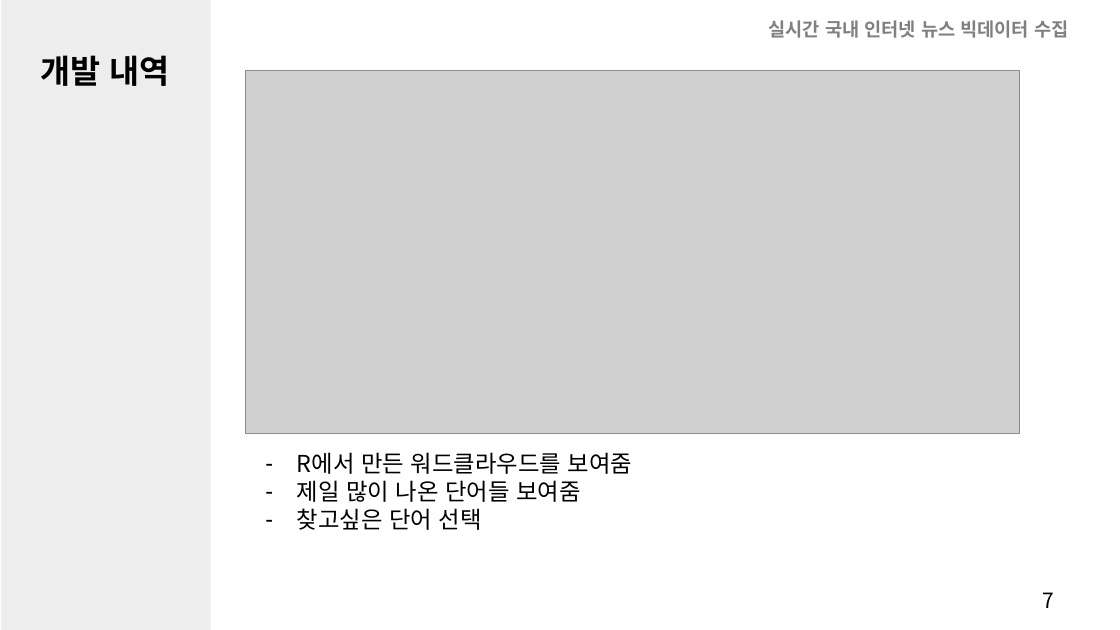
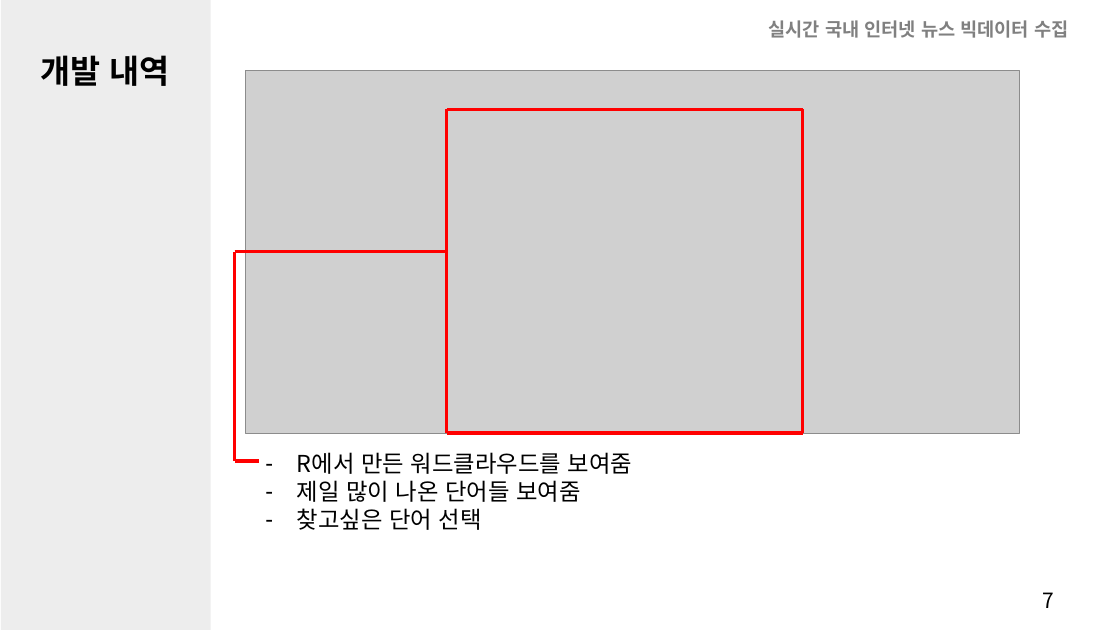
Before and after one commit to LimFull/Internet-News-Collector, a slide deck: slide 10 of 오픈아이즈 5주차 발표.pptx (slide 9 before the commit). Drawn at 1120x630 pixels with LibreOffice and Linux fonts; fonts in the diff are those of the drawing; grey boxes stand for pictures. Boxes give left, top, right and bottom in pixels: in the first picture for what was removed or moved away, otherwise in the second. Text is boxed around its words. In the diff, an @@ line names an element or a change of style, - is before the commit and + after.

```diff
--- a/오픈아이즈 5주차 발표.pptx
+++ b/오픈아이즈 5주차 발표.pptx
@@ line added from (447, 434) to (447, 109), #FF0000 3 pt @@
@@ line added from (447, 109) to (803, 109), #FF0000 3 pt @@
@@ line added from (803, 434) to (803, 109), #FF0000 3 pt @@
@@ line added from (234, 461) to (234, 252), #FF0000 3 pt @@
@@ line added from (234, 252) to (257, 252), #FF0000 3 pt @@
@@ line added from (234, 252) to (447, 252), #FF0000 3 pt @@
@@ line added from (447, 434) to (803, 434), #FF0000 3 pt @@
@@ line added from (234, 461) to (259, 461), #FF0000 3 pt @@
```
Also in this commit, not shown: 2 other slides changed, 5 slides added.
